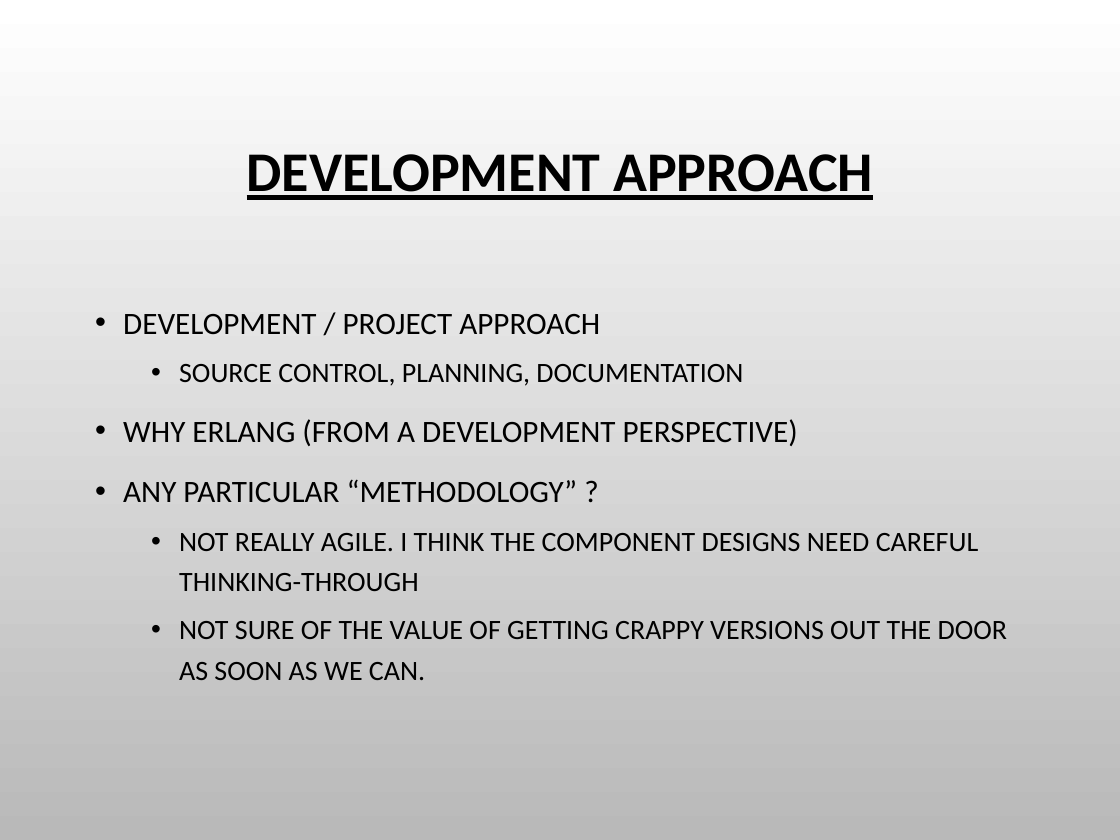
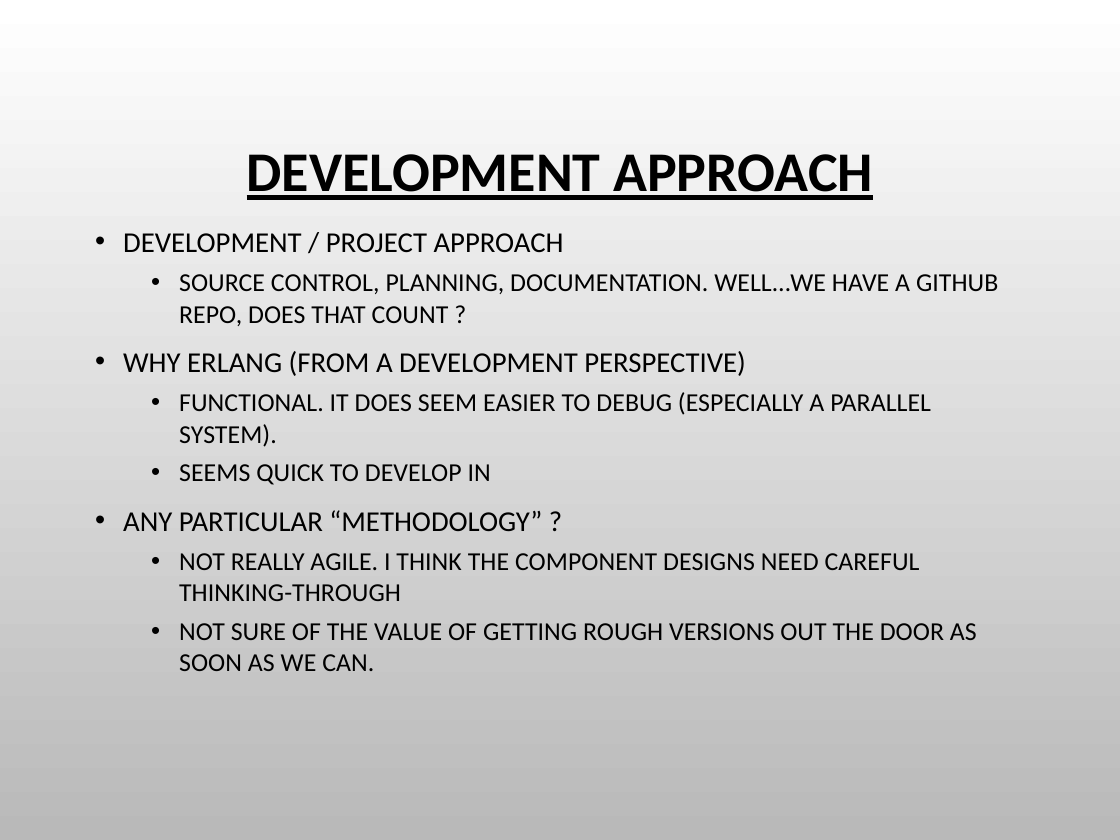
Before and after one commit to charlesduffy/erlysql, a slide deck: slide 26 of doc/Pitch1.pptx. Drawn at 1120x840 pixels with LibreOffice and Linux fonts; fonts in the diff are those of the drawing; background and template pictures are left out. Boxes give left, top, right and bottom in pixels: in the first picture for what was removed or moved away, otherwise in the second. Text is boxed around its words. In the diff, an @@ line names an element or a change of style, - is before the commit and + after.

Commit message:
updates to documentation

```diff
--- a/doc/Pitch1.pptx
+++ b/doc/Pitch1.pptx
@@ text "DEVELOPMENT / PROJECT APPROACH": place and size @@
-text "DEVELOPMENT / PROJECT APPROACH" at [123,314,1007,680]
+text "DEVELOPMENT / PROJECT APPROACH" at [123,233,998,671]
@@ text at [123,233,920,601]: size 20 to 18.5 pt in "DEVELOPMENT / PROJECT APPROACH", "WHY ERLANG (FROM A DEVELOPMENT PERSPECTIVE)", "ANY PARTICULAR “METHODOLOGY” ?"; size 18 to 16.6 pt in "NOT REALLY AGILE. I THINK THE COMPONENT ..."; line spacing 1.2 to 1 @@
@@ text at [179,274,998,326]: text changed; size 18 to 16.6 pt @@
-  • SOURCE CONTROL, PLANNING, DOCUMENTATION
+  • SOURCE CONTROL, PLANNING, DOCUMENTATION. WELL…WE HAVE A GITHUB REPO, DOES THAT COUNT ?
@@ text at [179,392,931,485]: paragraphs added @@
+  • FUNCTIONAL. IT DOES SEEM EASIER TO DEBUG (ESPECIALLY A PARALLEL SYSTEM).
+  • SEEMS QUICK TO DEVELOP IN
@@ text at [179,623,977,671]: text changed; size 18 to 16.6 pt @@
-  • NOT SURE OF THE VALUE OF GETTING CRAPPY VERSIONS OUT THE DOOR AS SOON AS WE CAN.
+  • NOT SURE OF THE VALUE OF GETTING ROUGH VERSIONS OUT THE DOOR AS SOON AS WE CAN.
```
Also in this commit, not shown: 11 other slides changed, 9 slides added, 9 slides removed, 1 other file.
